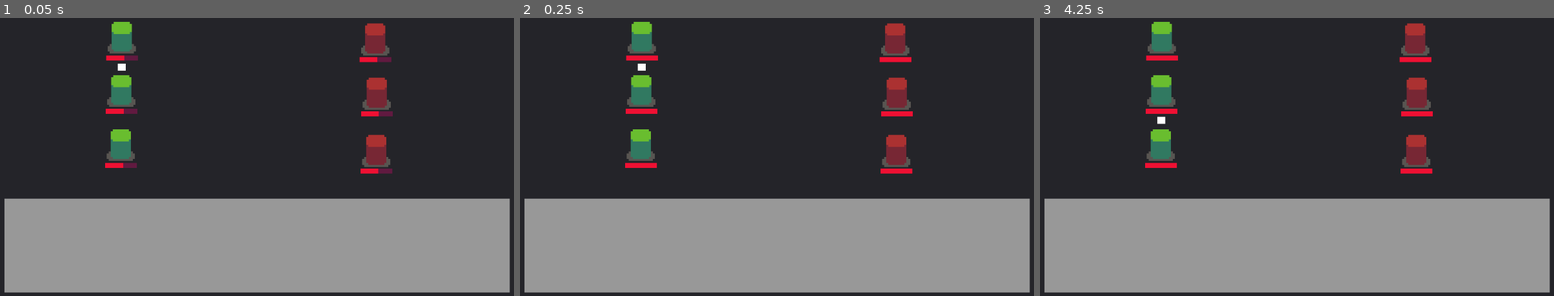
Above: before the commit, frames 1-3 (left to right).
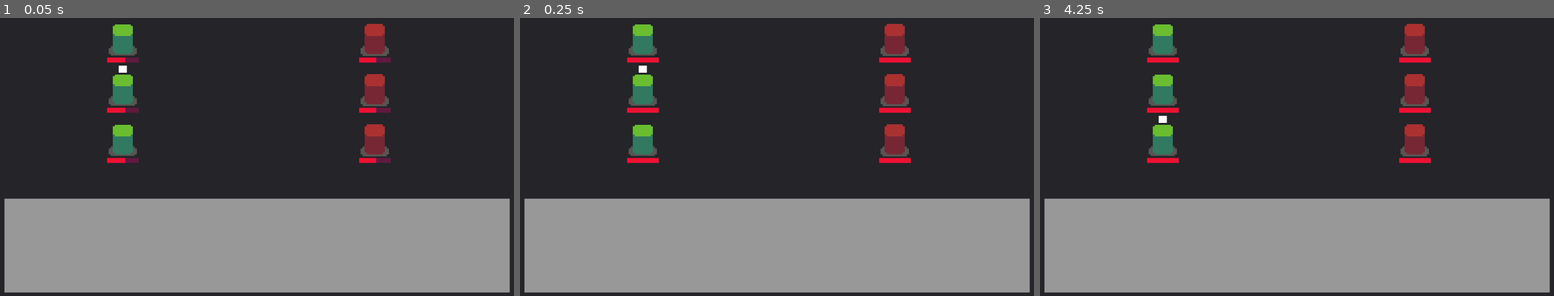
Above: after the commit, the same moments.

Repository: Threnkost/turn-based-combat
Game: Godot game, scene res://MainScene/Game.tscn
Two runs of this game, one before a commit and one after it. Both use one fixed random seed, a clock stepped at 60 frames per second and the inputs below.
Inputs (mouse positions are in pixels of both pictures, inside the frame that each line leads up to):
- Up to frame 1 (0.05 s): no input
- Up to frame 2 (0.25 s): no input
- Up to frame 3 (4.25 s): tap Enter at 0.5, 2, 3.5 s; move the mouse to (1410, 129) at 0.52 s; tap Space (playTurn) at 0.6, 1.25, 1.35, 2.1, 2.75, 2.85, 3.6 s; move the mouse to (1194, 159) at 1.27 s; move the mouse to (1348, 79) at 2.02 s; move the mouse to (1271, 204) at 2.77 s; move the mouse to (1451, 190) at 3.52 s; tap P (skipTurn) at 4.15 s

The runs differ from the first frame. In frame 1, 2.3% of the frame differs, in the area x 20-77%, y 1-57%; in frame 2, 2.4%; in frame 3, 2.4%.
Error in both runs: Invalid operands 'String' and 'int' in operator '=='. (res://Combat/Characters/Character1.gd:30)

Commit message:
Add files via upload

Diff:
--- a/Combat/Actions/Attack.gd
+++ b/Combat/Actions/Attack.gd
@@ -3,8 +3,8 @@
 #This action is to have the battler attack to someone.
 class_name Attack
 
-const TARGET_DISTANCE = 85
-const TWEEN_DURATION = 0.5
+#const TARGET_DISTANCE = 85
+#const TWEEN_DURATION = 0.5
 const ATTACK_DURATION = 0.65
 
 #There are totally 2 parameters.
@@ -26,9 +26,9 @@
 	attackerReference.goToEntity(victim)
 	yield(attackerReference.tween, "tween_completed")
 
-	#I am going to use "Animation Player" for this.
-	#Attacker hits the victim.
-	yield(get_tree().create_timer(ATTACK_DURATION), "timeout")
+	#Plays attacker "Attack" animation.
+	attackerReference.animationPlayer.play("Attack")
+	yield(attackerReference.animationPlayer, "animation_finished")
 
 	#Victim takes some damage.
 	victim.takeDamage(attackersStrength)
--- a/Combat/Battleground.tscn
+++ b/Combat/Battleground.tscn
@@ -22,22 +22,22 @@
 script = ExtResource( 2 )
 
 [node name="Character1" parent="TurnQueue" instance=ExtResource( 3 )]
-position = Vector2( 243.09, 85.8549 )
+position = Vector2( 245, 90 )
 
 [node name="Character2" parent="TurnQueue" instance=ExtResource( 3 )]
-position = Vector2( 242.09, 191.855 )
+position = Vector2( 245, 190 )
 
 [node name="Character3" parent="TurnQueue" instance=ExtResource( 3 )]
-position = Vector2( 241.09, 299.855 )
+position = Vector2( 245, 290 )
 
 [node name="Monster1" parent="TurnQueue" instance=ExtResource( 4 )]
-position = Vector2( 746.447, 88.847 )
+position = Vector2( 745, 90 )
 
 [node name="Monster2" parent="TurnQueue" instance=ExtResource( 4 )]
-position = Vector2( 749.447, 196.847 )
+position = Vector2( 745, 190 )
 
 [node name="Monster3" parent="TurnQueue" instance=ExtResource( 4 )]
-position = Vector2( 748.447, 310.847 )
+position = Vector2( 745, 290 )
 
 [node name="UI" type="CanvasLayer" parent="."]
 
--- /dev/null
+++ b/Combat/Battler/BattlerSprite/BattlerReference.gd
@@ -0,0 +1,45 @@
+extends Sprite
+
+#We can say BattlerReference is Battler's visual thing. Includes Sprite, AnimationPlayer, Tween etc.
+class_name BattlerReference
+
+const TARGET_DISTANCE = 75
+const TWEEN_DURATION = 0.5
+
+#Nodes
+onready var tween : Tween = $Tween
+onready var animationPlayer : AnimationPlayer = $AnimationPlayer
+
+#Variables
+onready var battler : Battler
+onready var direction : int
+
+#Initializes variables.
+func _ready():
+	battler = get_parent()
+
+	direction = -1 if battler is Ally else 1
+
+#Battler returns to his start point.
+#Using tween.
+func returnToStart():
+	tween.interpolate_property(
+		self, 'global_position', global_position, battler.startPosition, TWEEN_DURATION, Tween.TRANS_QUAD, Tween.EASE_OUT)
+	tween.start()
+
+#Battler goes to another battler.
+#Using tween.
+func goToEntity(target : Battler):
+	var targetPosition : Vector2 = target.global_position + Vector2(direction * TARGET_DISTANCE, 0)
+
+	tween.interpolate_property(
+		self, 'global_position', battler.startPosition, targetPosition, TWEEN_DURATION, Tween.TRANS_QUAD, Tween.EASE_OUT)
+	tween.start()
+
+#To access an action class in "Actions/" node.
+#Unless that action exists, will return IAction class.
+func getAction(actionName : String):
+	var path = "Actions/" + actionName
+	if has_node(path):
+		return get_node(path)
+	return get_node("Actions/IAction")
--- a/Combat/Characters/Character1.tscn
+++ b/Combat/Characters/Character1.tscn
@@ -1,22 +1,39 @@
-[gd_scene load_steps=15 format=2]
+[gd_scene load_steps=18 format=2]
 
 [ext_resource path="res://Combat/Characters/Character1.gd" type="Script" id=1]
 [ext_resource path="res://Assets/characters.png" type="Texture" id=2]
-[ext_resource path="res://Combat/Battler/BattlerReference/BattlerReference.gd" type="Script" id=3]
+[ext_resource path="res://Combat/Battler/BattlerSprite/BattlerReference.gd" type="Script" id=3]
 [ext_resource path="res://Combat/Actions/IAction.gd" type="Script" id=4]
 [ext_resource path="res://Combat/Actions/Attack.gd" type="Script" id=5]
 [ext_resource path="res://Assets/combat_ui_icons.png" type="Texture" id=6]
 [ext_resource path="res://Combat/Skills/Heal.gd" type="Script" id=7]
 [ext_resource path="res://Stats/Stat.gd" type="Script" id=8]
 [ext_resource path="res://Combat/HealthBar/HealthBar.tscn" type="PackedScene" id=9]
+[ext_resource path="res://Combat/Skills/Slash.gd" type="Script" id=10]
 
 [sub_resource type="AtlasTexture" id=1]
 atlas = ExtResource( 2 )
 region = Rect2( 0, 0, 16, 16 )
 
+[sub_resource type="Animation" id=7]
+resource_name = "Attack"
+length = 0.5
+tracks/0/type = "value"
+tracks/0/path = NodePath(".:offset")
+tracks/0/interp = 1
+tracks/0/loop_wrap = true
+tracks/0/imported = false
+tracks/0/enabled = true
+tracks/0/keys = {
+"times": PoolRealArray( 0.1, 0.2, 0.3, 0.4 ),
+"transitions": PoolRealArray( 1, 1, 1, 1 ),
+"update": 0,
+"values": [ Vector2( 0, -15 ), Vector2( 0, 0 ), Vector2( 0, -15 ), Vector2( 0, 0 ) ]
+}
+
 [sub_resource type="Animation" id=2]
 resource_name = "Death"
-length = 0.75
+length = 0.65
 tracks/0/type = "value"
 tracks/0/path = NodePath(".:modulate")
 tracks/0/interp = 1
@@ -27,7 +44,19 @@
 "times": PoolRealArray( 0, 0.6 ),
 "transitions": PoolRealArray( 1, 1 ),
 "update": 0,
-"values": [ Color( 1, 1, 1, 1 ), Color( 0.305882, 0.301961, 0.301961, 1 ) ]
+"values": [ Color( 1, 1, 1, 1 ), Color( 0.207843, 0.207843, 0.207843, 1 ) ]
+}
+tracks/1/type = "value"
+tracks/1/path = NodePath("../HealthBar:modulate")
+tracks/1/interp = 1
+tracks/1/loop_wrap = true
+tracks/1/imported = false
+tracks/1/enabled = true
+tracks/1/keys = {
+"times": PoolRealArray( 0, 0.6 ),
+"transitions": PoolRealArray( 1, 1 ),
+"update": 0,
+"values": [ Color( 1, 1, 1, 1 ), Color( 1, 1, 1, 0 ) ]
 }
 
 [sub_resource type="Animation" id=3]
@@ -54,6 +83,10 @@
 atlas = ExtResource( 6 )
 region = Rect2( 16, 0, 16, 16 )
 
+[sub_resource type="AtlasTexture" id=6]
+atlas = ExtResource( 6 )
+region = Rect2( 32, 0, 16, 16 )
+
 [node name="Character1" type="Position2D"]
 script = ExtResource( 1 )
 
@@ -65,6 +98,7 @@
 [node name="Tween" type="Tween" parent="BattlerReference"]
 
 [node name="AnimationPlayer" type="AnimationPlayer" parent="BattlerReference"]
+anims/Attack = SubResource( 7 )
 anims/Death = SubResource( 2 )
 anims/TookDamage = SubResource( 3 )
 
@@ -83,6 +117,11 @@
 icon = SubResource( 5 )
 target = 3
 skillDescription = "This skills heals its target."
+
+[node name="SlashSkill" type="Node" parent="BattlerReference/Actions"]
+script = ExtResource( 10 )
+icon = SubResource( 6 )
+target = 1
 
 [node name="Queue" type="ColorRect" parent="."]
 visible = false
--- a/Combat/Characters/Monster1.tscn
+++ b/Combat/Characters/Monster1.tscn
@@ -1,8 +1,8 @@
-[gd_scene load_steps=9 format=2]
+[gd_scene load_steps=12 format=2]
 
 [ext_resource path="res://Combat/Characters/Monster1.gd" type="Script" id=1]
 [ext_resource path="res://Assets/characters.png" type="Texture" id=2]
-[ext_resource path="res://Combat/Battler/BattlerReference/BattlerReference.gd" type="Script" id=3]
+[ext_resource path="res://Combat/Battler/BattlerSprite/BattlerReference.gd" type="Script" id=3]
 [ext_resource path="res://Combat/Actions/IAction.gd" type="Script" id=4]
 [ext_resource path="res://Combat/Actions/Attack.gd" type="Script" id=5]
 [ext_resource path="res://Stats/Stat.gd" type="Script" id=6]
@@ -11,6 +11,65 @@
 [sub_resource type="AtlasTexture" id=1]
 atlas = ExtResource( 2 )
 region = Rect2( 16, 0, 16, 16 )
+
+[sub_resource type="Animation" id=4]
+resource_name = "Attack"
+length = 0.6
+tracks/0/type = "value"
+tracks/0/path = NodePath(".:offset")
+tracks/0/interp = 1
+tracks/0/loop_wrap = true
+tracks/0/imported = false
+tracks/0/enabled = true
+tracks/0/keys = {
+"times": PoolRealArray( 0, 0.1, 0.25, 0.4, 0.55 ),
+"transitions": PoolRealArray( 1, 1, 1, 1, 1 ),
+"update": 0,
+"values": [ Vector2( 0, 0 ), Vector2( 0, -15 ), Vector2( 0, 0 ), Vector2( 0, -15 ), Vector2( 0, 0 ) ]
+}
+
+[sub_resource type="Animation" id=2]
+resource_name = "Death"
+length = 0.5
+tracks/0/type = "value"
+tracks/0/path = NodePath("../HealthBar:modulate")
+tracks/0/interp = 1
+tracks/0/loop_wrap = true
+tracks/0/imported = false
+tracks/0/enabled = true
+tracks/0/keys = {
+"times": PoolRealArray( 0, 0.5 ),
+"transitions": PoolRealArray( 1, 1 ),
+"update": 0,
+"values": [ Color( 1, 1, 1, 1 ), Color( 1, 1, 1, 0 ) ]
+}
+tracks/1/type = "value"
+tracks/1/path = NodePath(".:modulate")
+tracks/1/interp = 1
+tracks/1/loop_wrap = true
+tracks/1/imported = false
+tracks/1/enabled = true
+tracks/1/keys = {
+"times": PoolRealArray( 0, 0.5 ),
+"transitions": PoolRealArray( 1, 1 ),
+"update": 0,
+"values": [ Color( 1, 1, 1, 1 ), Color( 0.207843, 0.207843, 0.207843, 1 ) ]
+}
+
+[sub_resource type="Animation" id=3]
+resource_name = "TookDamage"
+tracks/0/type = "value"
+tracks/0/path = NodePath(".:position")
+tracks/0/interp = 1
+tracks/0/loop_wrap = true
+tracks/0/imported = false
+tracks/0/enabled = true
+tracks/0/keys = {
+"times": PoolRealArray( 0, 0.1, 0.2, 0.3 ),
+"transitions": PoolRealArray( 1, 1, 1, 1 ),
+"update": 0,
+"values": [ Vector2( 8, 0 ), Vector2( 0, 0 ), Vector2( -8, 0 ), Vector2( 0, 0 ) ]
+}
 
 [node name="Monster1" type="Position2D"]
 script = ExtResource( 1 )
@@ -23,6 +82,9 @@
 [node name="Tween" type="Tween" parent="BattlerReference"]
 
 [node name="AnimationPlayer" type="AnimationPlayer" parent="BattlerReference"]
+anims/Attack = SubResource( 4 )
+anims/Death = SubResource( 2 )
+anims/TookDamage = SubResource( 3 )
 
 [node name="Actions" type="Node" parent="BattlerReference"]
 
--- a/Combat/Skills/Heal.gd
+++ b/Combat/Skills/Heal.gd
@@ -2,12 +2,17 @@
 
 class_name HealSkill
 
+const HEALING_PARTICLES = preload("res://Particles/HealingParticle.tscn")
+const PARTICLE_DURATION = 1.25
+
 func execute(args := []) -> void:
-	#.execute(args)
 	var target : Battler = args[0]
 
 	var healthNode = target.stats.get_node("Health")
 	var maxHealthNode = target.stats.get_node("MaxHealth")
 
+	var instance = HEALING_PARTICLES.instance()
+	instance.addAsChild(target, PARTICLE_DURATION)
+
 	healthNode.addModifier(10)
 	turnQueue.skipTurn()
--- /dev/null
+++ b/Combat/Skills/Slash.gd
@@ -0,0 +1,27 @@
+extends ISkill
+
+class_name SlashSkill
+
+func execute(args := []):
+	var attacker : Battler = args[0]
+	var victim : Battler = args[1]
+
+	var attackerReference : BattlerReference = attacker.battlerReference
+
+	var attackersStrength = 100
+
+	attackerReference.goToEntity(victim)
+	yield(attackerReference.tween, "tween_completed")
+
+	#I am going to use "Animation Player" for this.
+	#Attacker hits the victim.
+	yield(get_tree().create_timer(0.65), "timeout")
+
+	#Victim takes some damage.
+	victim.takeDamage(attackersStrength)
+
+	#Attacker returns to his place after attacking.
+	attackerReference.returnToStart()
+	yield(attackerReference.tween, "tween_completed")
+
+	turnQueue.skipTurn()
--- /dev/null
+++ b/Particles/HealingParticle.gd
@@ -0,0 +1,20 @@
+extends Particles2D
+
+onready var _time : float
+onready var _timer : Timer = $Timer
+
+func addAsChild(target : Object, time : float) -> void:
+	_time = time
+	target.call_deferred("add_child", self)
+
+func _ready():
+	emitting = true
+	_timer.one_shot = true
+	_timer.wait_time = _time
+	_timer.start()
+
+func _on_Timer_timeout():
+	emitting = false
+	_timer.stop()
+	yield(get_tree().create_timer(1), "timeout")
+	queue_free()
--- /dev/null
+++ b/Particles/HealingParticle.tscn
@@ -0,0 +1,25 @@
+[gd_scene load_steps=4 format=2]
+
+[ext_resource path="res://Particles/HealingParticle.gd" type="Script" id=1]
+[ext_resource path="res://Assets/particles.png" type="Texture" id=2]
+
+[sub_resource type="ParticlesMaterial" id=1]
+emission_shape = 2
+emission_box_extents = Vector3( 1, 1, 1 )
+flag_disable_z = true
+gravity = Vector3( 0, -50, 0 )
+orbit_velocity = 0.0
+orbit_velocity_random = 0.0
+radial_accel = 30.0
+radial_accel_random = 1.0
+
+[node name="HealingParticle" type="Particles2D"]
+scale = Vector2( 4, 4 )
+amount = 3
+lifetime = 0.75
+process_material = SubResource( 1 )
+texture = ExtResource( 2 )
+script = ExtResource( 1 )
+
+[node name="Timer" type="Timer" parent="."]
+[connection signal="timeout" from="Timer" to="." method="_on_Timer_timeout"]
--- a/project.godot
+++ b/project.godot
@@ -27,7 +27,7 @@
 "base": "Sprite",
 "class": "BattlerReference",
 "language": "GDScript",
-"path": "res://Combat/Battler/BattlerReference/BattlerReference.gd"
+"path": "res://Combat/Battler/BattlerSprite/BattlerReference.gd"
 }, {
 "base": "Battler",
 "class": "Enemy",
@@ -54,6 +54,11 @@
 "language": "GDScript",
 "path": "res://Combat/Skills/Skill.gd"
 }, {
+"base": "ISkill",
+"class": "SlashSkill",
+"language": "GDScript",
+"path": "res://Combat/Skills/Slash.gd"
+}, {
 "base": "Node",
 "class": "Stat",
 "language": "GDScript",
@@ -74,6 +79,7 @@
 "HealSkill": "",
 "IAction": "",
 "ISkill": "",
+"SlashSkill": "",
 "Stat": "",
 "TurnQueue": ""
 }
Binary file added: Assets/combat_ui_icons.aseprite
Binary file changed: Assets/combat_ui_icons.png
Binary file added: Assets/particles.png
Not shown, added: Assets/particles.png.import
